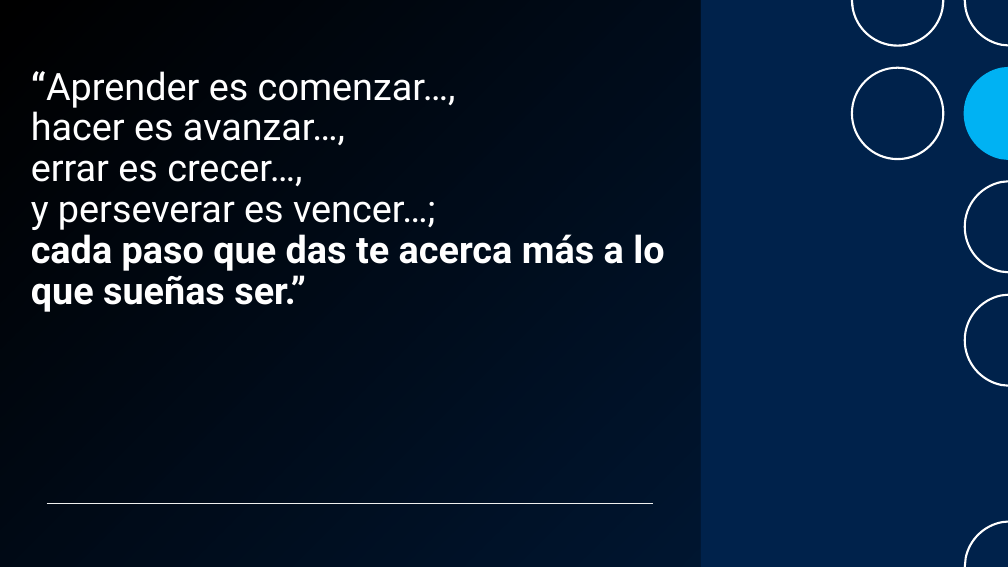
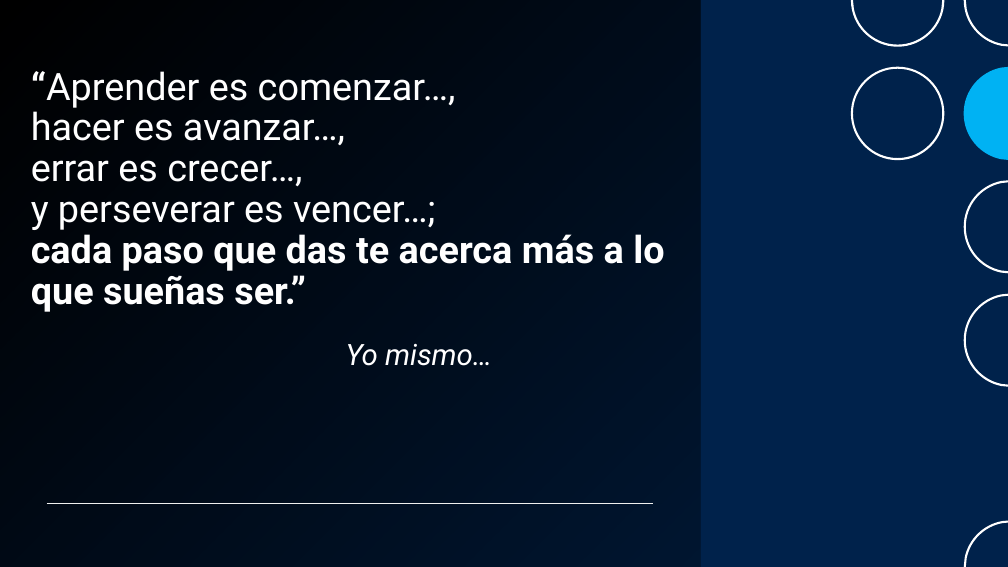
Before and after one commit to sierraporta/Diplomado-Habilidades-de-Investigacion-Cientifica, a slide deck: slide 31 of FormulacionProyectos_Diplom_HI_Sept2025.pptx. Drawn at 1008x567 pixels with LibreOffice and Linux fonts; fonts in the diff are those of the drawing; background and template pictures are left out. Boxes give left, top, right and bottom in pixels: in the first picture for what was removed or moved away, otherwise in the second. Text is boxed around its words. In the diff, an @@ line names an element or a change of style, - is before the commit and + after.

```diff
--- a/FormulacionProyectos_Diplom_HI_Sept2025.pptx
+++ b/FormulacionProyectos_Diplom_HI_Sept2025.pptx
@@ text added at (x1=346, y1=344, x2=492, y2=366), 28 pt, text #FFFFFF, italic @@
+Yo mismo…
```
Also in this commit, not shown: 1 other file.
